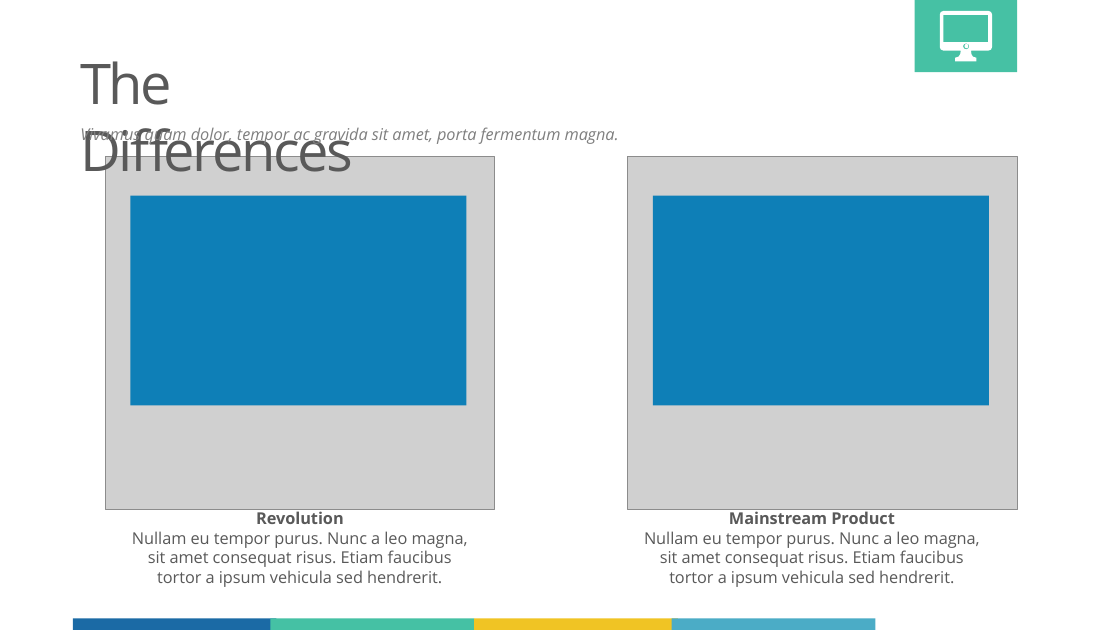
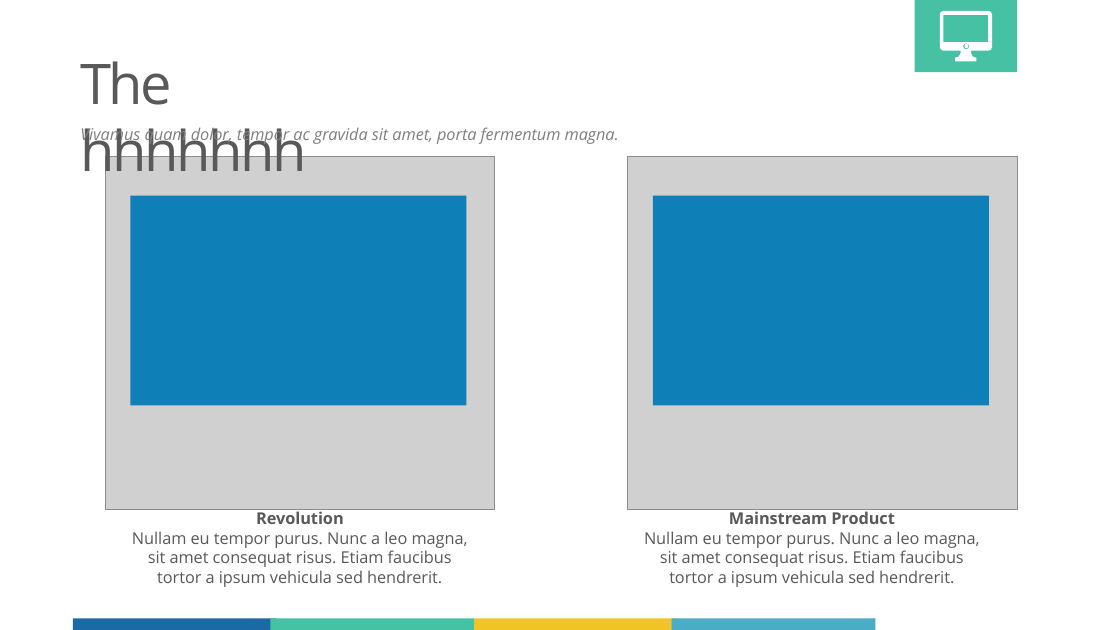
Before and after one commit to Brindley/Test, a slide deck: slide 3 of PowerPoint/Big Ideas.pptx. Drawn at 1120x630 pixels with LibreOffice and Linux fonts; fonts in the diff are those of the drawing; grey boxes stand for pictures; background and template pictures are left out. Boxes give left, top, right and bottom in pixels: in the first picture for what was removed or moved away, otherwise in the second. Text is boxed around its words. In the diff, an @@ line names an element or a change of style, - is before the commit and + after.

```diff
--- a/PowerPoint/Big Ideas.pptx
+++ b/PowerPoint/Big Ideas.pptx
@@ text at <box>80,61,307,186</box>: text changed @@
-The Differences
+The hhhhhhh
```
Also in this commit, not shown: 1 other slide changed.
